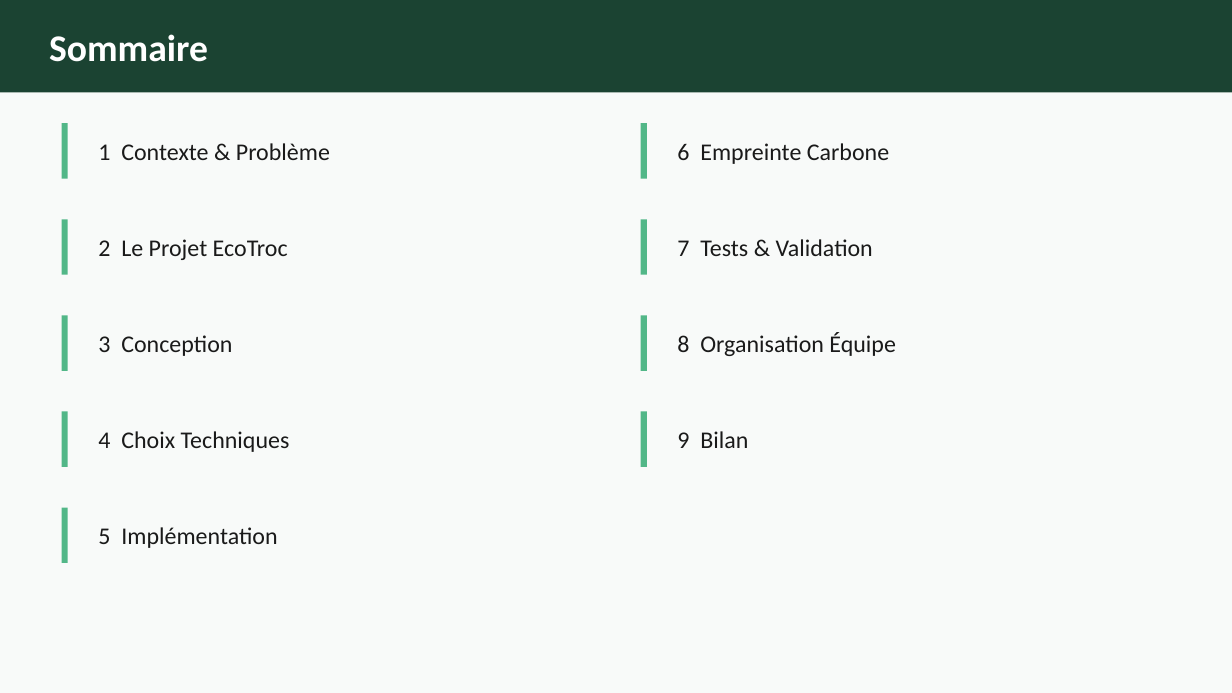
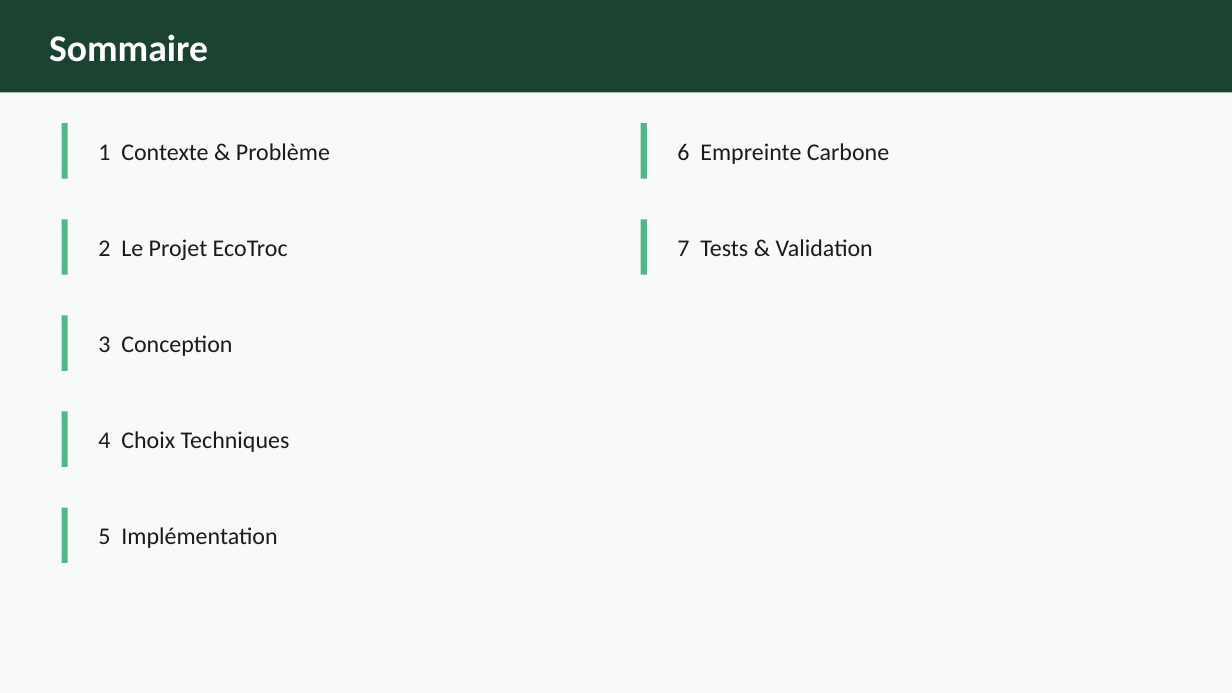
Before and after one commit to JubEfrei/EcoTroc, a slide deck: slide 2 of docs/EcoTroc_Soutenance.pptx. Drawn at 1232x693 pixels with LibreOffice and Linux fonts; fonts in the diff are those of the drawing. Boxes give left, top, right and bottom in pixels: in the first picture for what was removed or moved away, otherwise in the second. Text is boxed around its words. In the diff, an @@ line names an element or a change of style, - is before the commit and + after.

```diff
--- a/docs/EcoTroc_Soutenance.pptx
+++ b/docs/EcoTroc_Soutenance.pptx
@@ rectangle removed at [641,315,647,371] @@
@@ text removed at [677,332,896,356] @@
-8 Organisation Équipe
@@ rectangle removed at [641,411,647,467] @@
@@ text removed at [677,431,748,448] @@
-9 Bilan
```
Also in this commit, not shown: 3 other slides changed.
